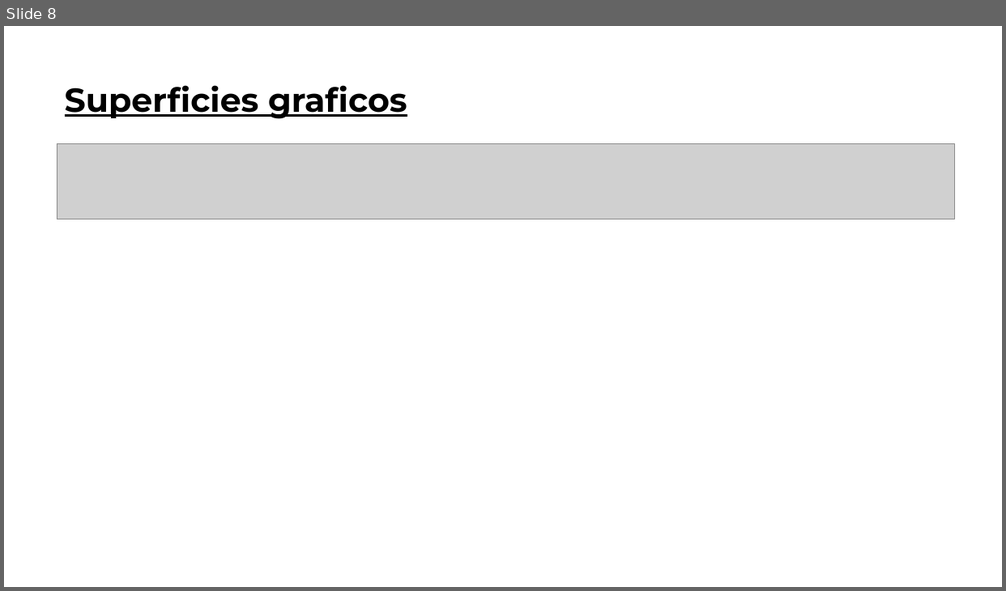
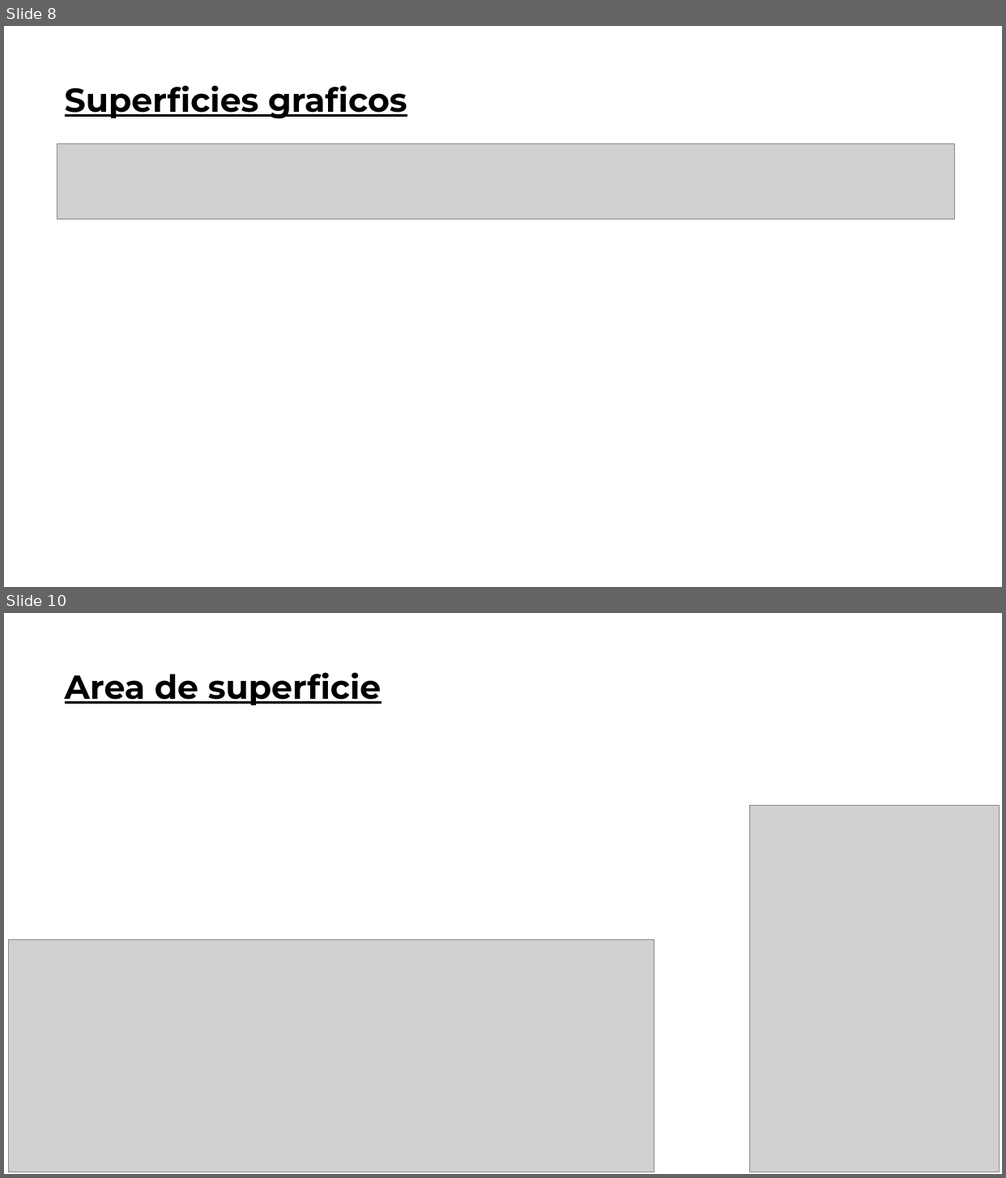
Before and after one commit to vnikoofard/vector-calculus-with-computer, a slide deck: Sympy/slides/Superficies Parametrizadas.pptx. Shown one above the other, each under a label of ours: slide 8 before the commit, slides 8 and 10 after it; the slides between them are not shown. The pictures are 1006x591 and 1006x1178 pixels, drawn with LibreOffice and Linux fonts; fonts in the diff are those of the drawing; grey boxes stand for pictures. Boxes give left, top, right and bottom in pixels: in the first picture for what was removed or moved away, otherwise in the second. Text is boxed around its words. In the diff, an @@ line names an element or a change of style, - is before the commit and + after.

```diff
--- a/Sympy/slides/Superficies Parametrizadas.pptx
+++ b/Sympy/slides/Superficies Parametrizadas.pptx
@@ slide 10 added at [4, 613, 1002, 1174], background #FFFFFF @@
@@ title added at [65, 672, 381, 705], 32 pt, text #000000, bold, underline @@
+Area de superficie
@@ picture added at [750, 806, 999, 1173] @@
@@ picture added at [9, 939, 654, 1172] @@
```
Also in this commit, not shown: 6 other slides added, 6 other files.
